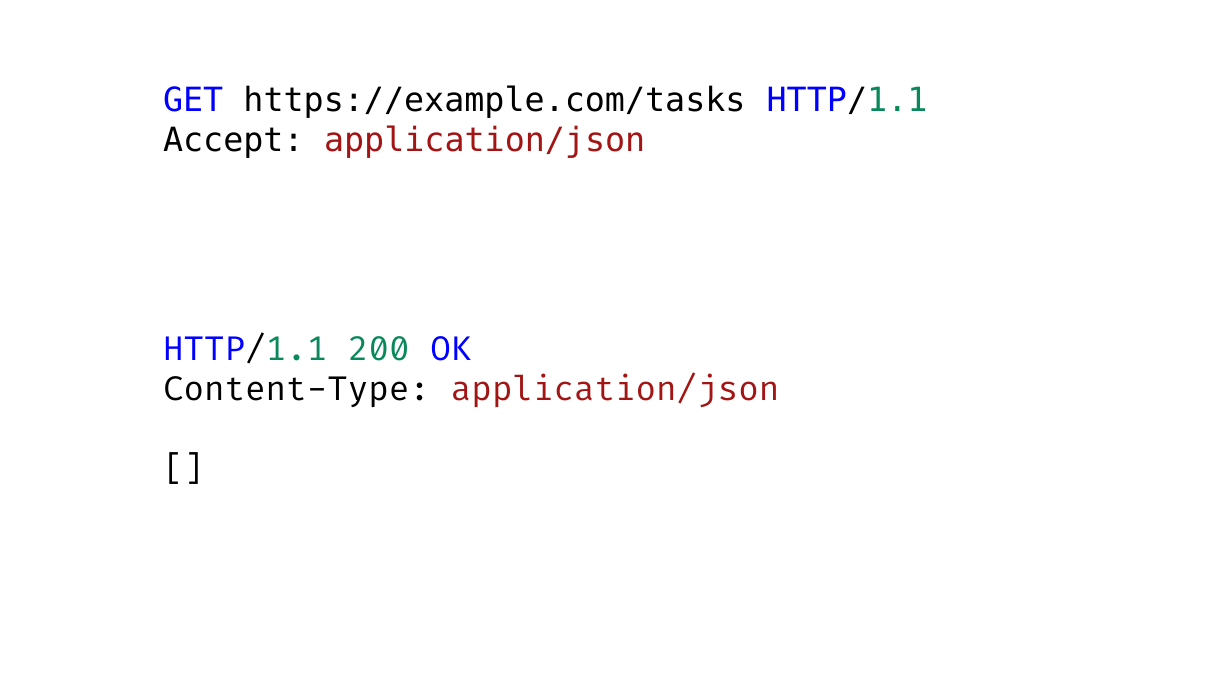
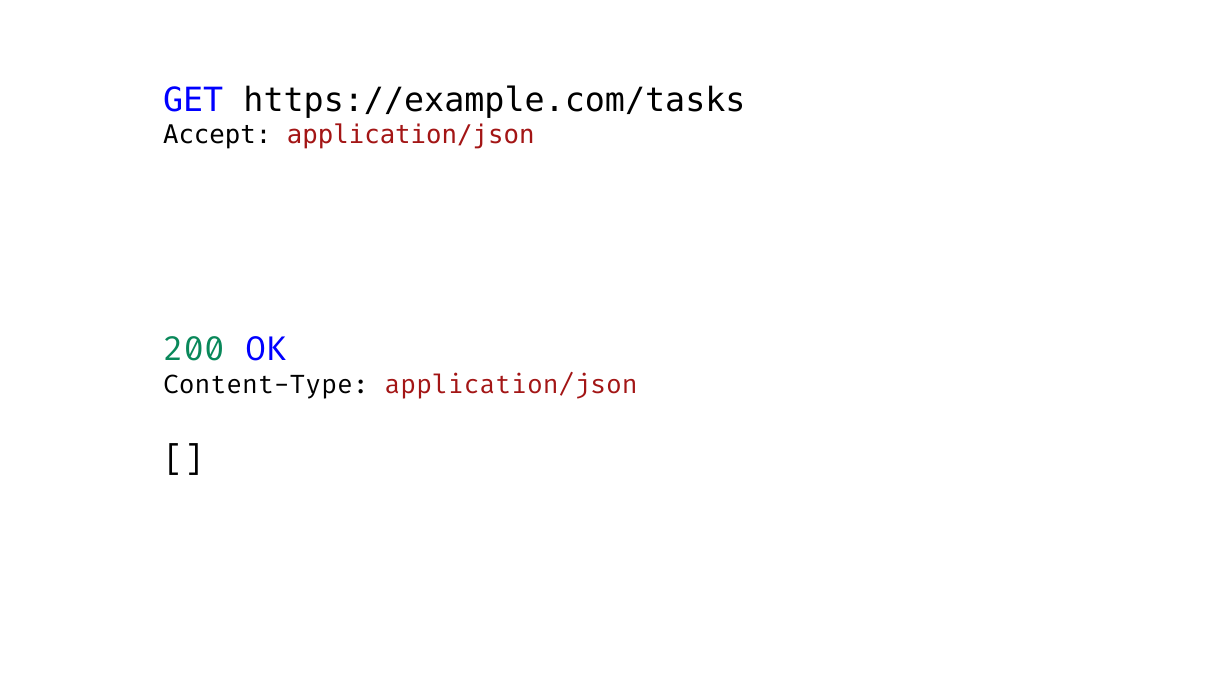
Before and after one commit to holytshirt/httpapipatterns, a slide deck: slide 12 of http api patterns.pptx. Drawn at 1232x693 pixels with LibreOffice and Linux fonts; fonts in the diff are those of the drawing. Boxes give left, top, right and bottom in pixels: in the first picture for what was removed or moved away, otherwise in the second. Text is boxed around its words. In the diff, an @@ line names an element or a change of style, - is before the commit and + after.

```diff
--- a/http api patterns.pptx
+++ b/http api patterns.pptx
@@ text at box(163, 85, 745, 118): text changed @@
-GET https://example.com/tasks HTTP/1.1
+GET https://example.com/tasks
@@ text at box(163, 123, 535, 149): size 26 to 20 pt in "Accept: application/json" @@
@@ text at box(163, 336, 286, 361): text changed; text colour #0000FF to #09885A @@
-HTTP/1.1 200 OK
+200 OK
@@ text at box(163, 372, 638, 399): size 26 to 20 pt in "Content-Type: application/json" @@
```
Also in this commit, not shown: 5 other slides changed.
